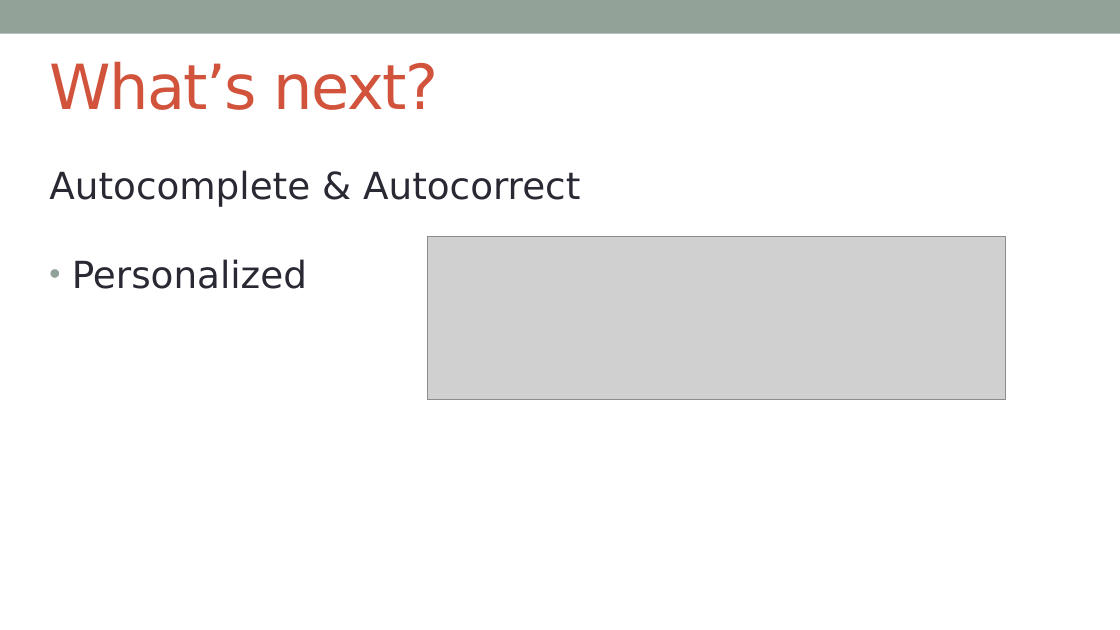
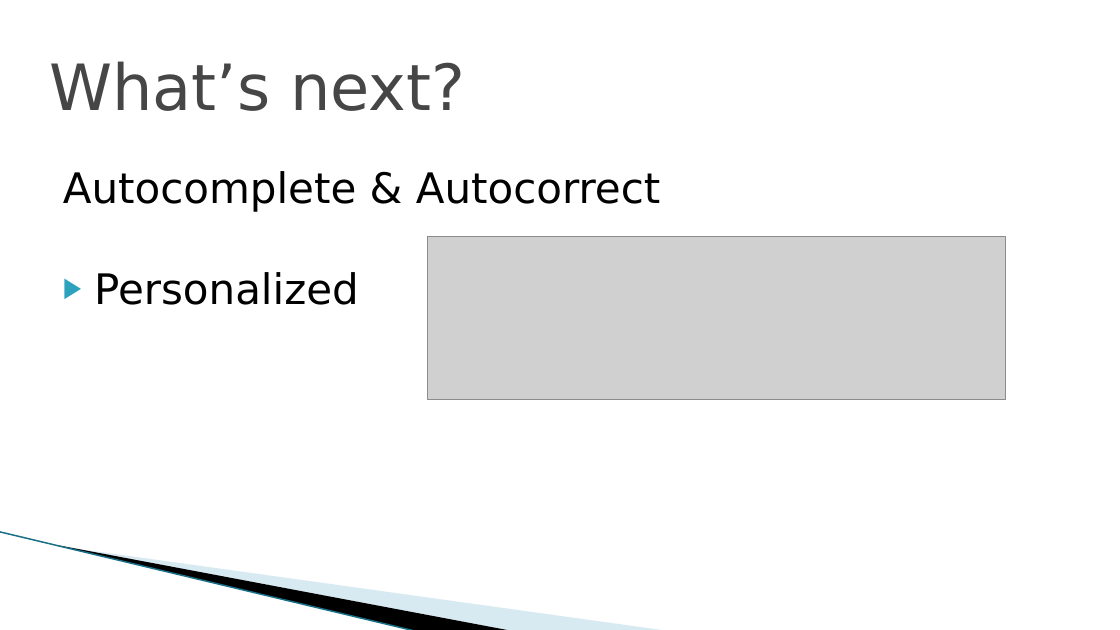
Before and after one commit to riwu/CS2101, a slide deck: slide 22 of WURI OP2.pptx (slide 8 before the commit). Drawn at 1120x630 pixels with LibreOffice and Linux fonts; fonts in the diff are those of the drawing; grey boxes stand for pictures; background and template pictures are left out. Boxes give left, top, right and bottom in pixels: in the first picture for what was removed or moved away, otherwise in the second. Text is boxed around its words. In the diff, an @@ line names an element or a change of style, - is before the commit and + after.

```diff
--- a/WURI OP2.pptx
+++ b/WURI OP2.pptx
@@ rectangle removed at (0,0,1120,34) @@
@@ title "What’s next?" at (49,61,465,111): size 40 to 41 pt, text colour #D2533C to #464646, letter spacing -1 to 0 pt @@
@@ text "Autocomplete & Autocorrect" at (63,171,661,305): size 24 to 27 pt, text colour #292934 to #000000; indent changed; bullet • to ▶; bullet colour #93A299 to #2DA2BF @@
@@ freeform shape added at (87,459,553,591), fill #A0CBDC at 40% opacity @@
@@ freeform shape added at (0,531,459,608), fill #000000 @@
@@ line added from (0, 532) to (416, 630), #97C5D8 0.95 pt @@
```
Also in this commit, not shown: 8 other slides changed, 15 slides added, 1 slide removed.
